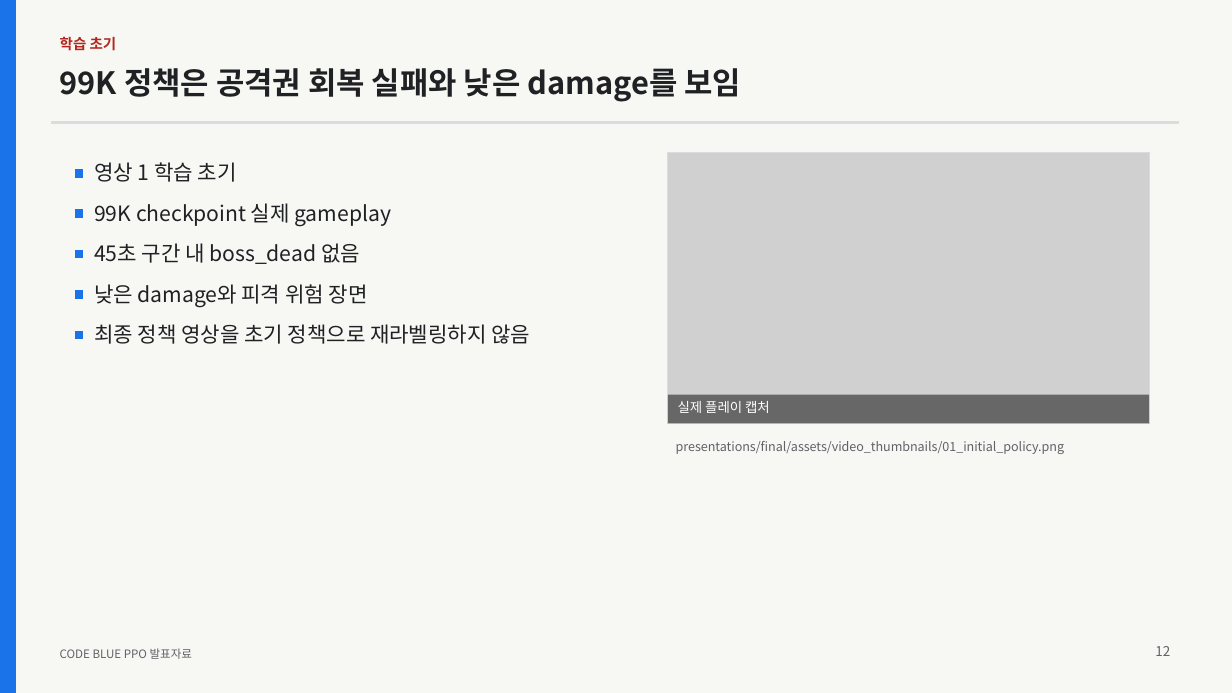
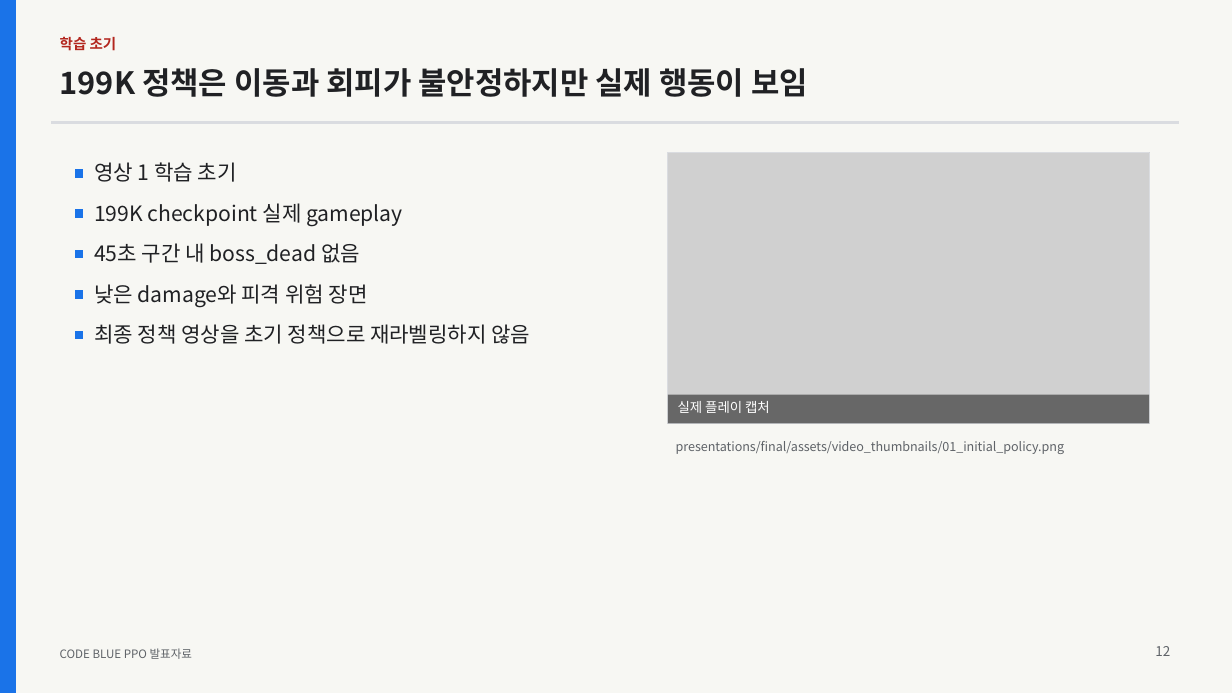
Before and after one commit to LxNx-Hn/AI_FinalTerm, a slide deck: slide 12 of presentations/final/CODE_BLUE_RL_FINAL.pptx. Drawn at 1232x693 pixels with LibreOffice and Linux fonts; fonts in the diff are those of the drawing; grey boxes stand for pictures. Boxes give left, top, right and bottom in pixels: in the first picture for what was removed or moved away, otherwise in the second. Text is boxed around its words. In the diff, an @@ line names an element or a change of style, - is before the commit and + after.

Commit message:
Finalize verified gameplay video set

```diff
--- a/presentations/final/CODE_BLUE_RL_FINAL.pptx
+++ b/presentations/final/CODE_BLUE_RL_FINAL.pptx
@@ text at (x1=60, y1=68, x2=808, y2=97): text changed @@
-99K 정책은 공격권 회복 실패와 낮은 damage를 보임
+199K 정책은 이동과 회피가 불안정하지만 실제 행동이 보임
@@ text at (x1=94, y1=203, x2=403, y2=227): text changed @@
-99K checkpoint 실제 gameplay
+199K checkpoint 실제 gameplay
```
Also in this commit, not shown: 4 other slides changed, 26 other files.
